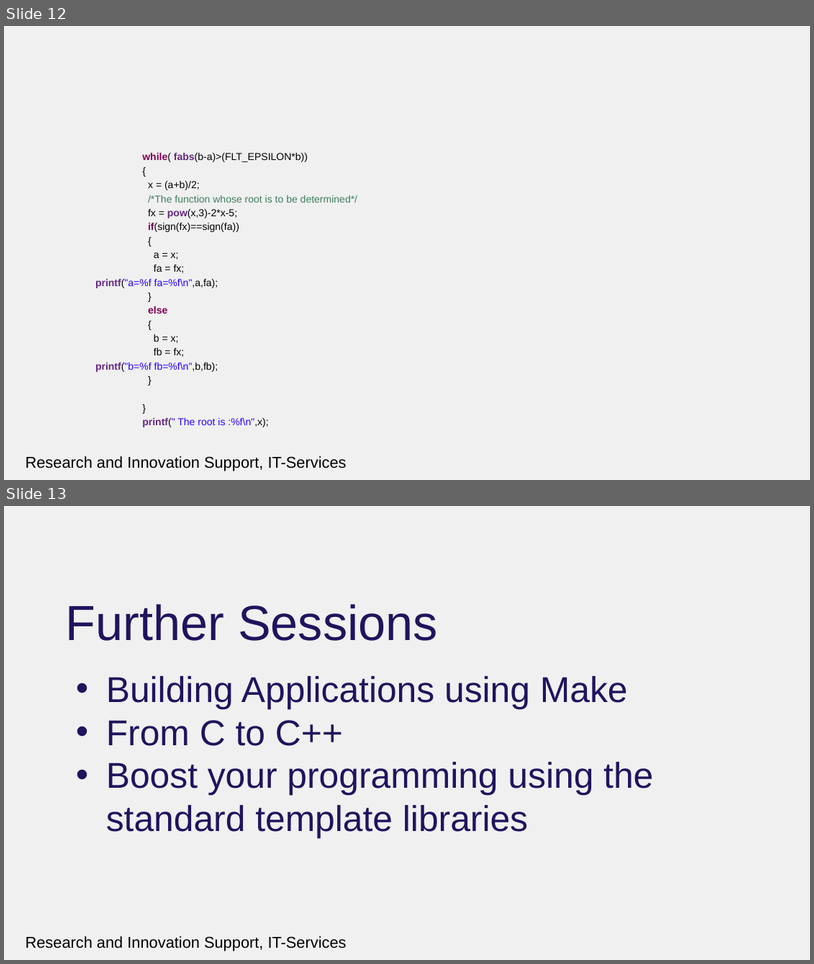
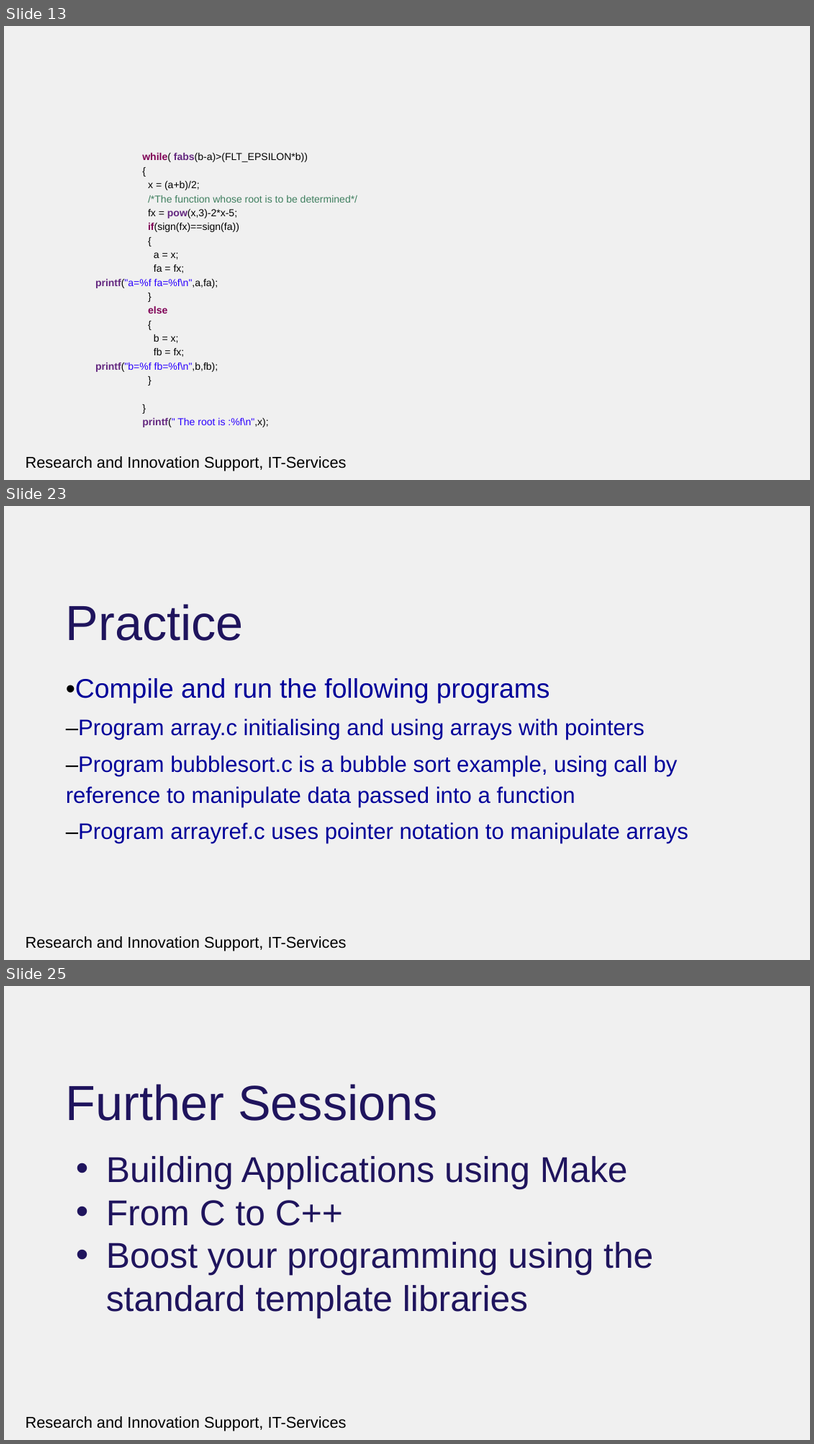
Before and after one commit to rcgsheffield/introc, a slide deck: archive/presentations/functionsandmemory.pptx. Shown one above the other, each under a label of ours: slides 12 and 13 before the commit, slides 13, 23 and 25 after it; the slides between them are not shown. The pictures are 814x964 and 814x1444 pixels, drawn with LibreOffice and Linux fonts; fonts in the diff are those of the drawing; background and template pictures are left out. Boxes give left, top, right and bottom in pixels: in the first picture for what was removed or moved away, otherwise in the second. Text is boxed around its words. In the diff, an @@ line names an element or a change of style, - is before the commit and + after.

Commit message:
further data types and file processing

```diff
--- a/archive/presentations/functionsandmemory.pptx
+++ b/archive/presentations/functionsandmemory.pptx
@@ slide 23 added at bbox=[4, 506, 810, 960], background #F0F0F0; not listed: 1 template element that a slide beside it also shows @@
@@ title added at bbox=[66, 604, 244, 641], 44 pt, text #1F145D @@
+Practice
@@ text added at bbox=[66, 678, 689, 844], 20 pt, text #000099 @@
+•Compile and run the following programs
+–Program array.c initialising and using arrays with pointers
+–Program bubblesort.c is a bubble sort example, using call by reference to manipulate data passed into a function
+–Program arrayref.c uses pointer notation to manipulate arrays
@@ what was slide 12 is now slide 13 @@
@@ what was slide 13 is now slide 25 @@
```
Also in this commit, not shown: 12 other slides added, 1 slide removed, 17 other files.
